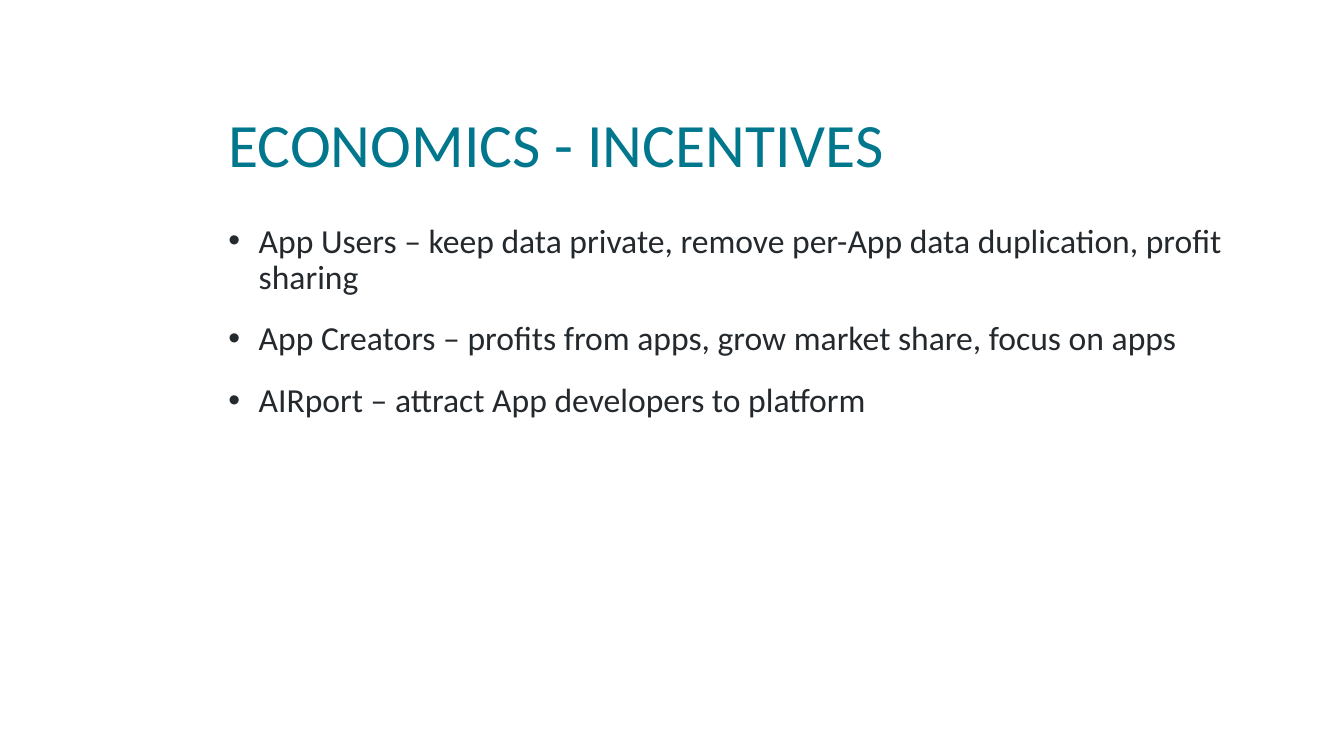
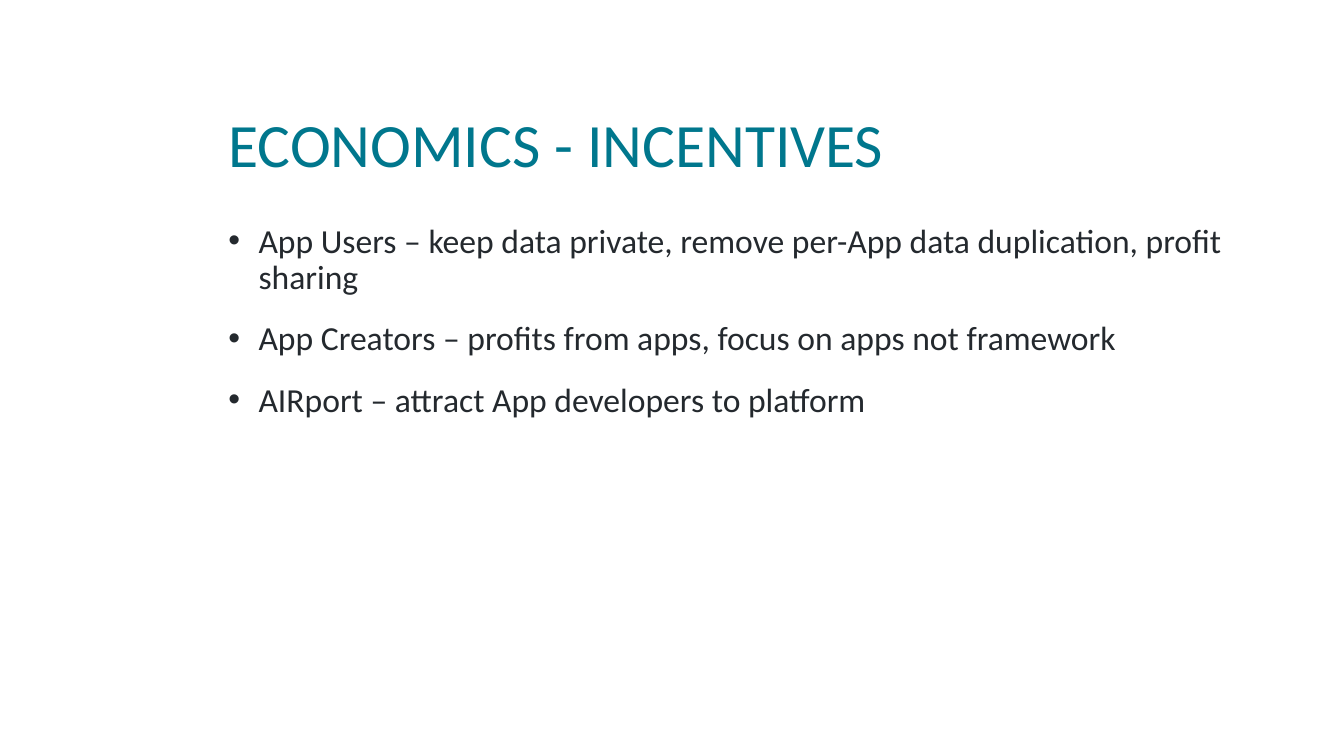
Before and after one commit to beyond-decentralized/AIRport, a slide deck: slide 6 of presentations/Open Web Foundry - Community Spotlight.pptx (slide 7 before the commit). Drawn at 1344x756 pixels with LibreOffice and Linux fonts; fonts in the diff are those of the drawing; background and template pictures are left out. Boxes give left, top, right and bottom in pixels: in the first picture for what was removed or moved away, otherwise in the second. Text is boxed around its words. In the diff, an @@ line names an element or a change of style, - is before the commit and + after.

```diff
--- a/presentations/Open Web Foundry - Community Spotlight.pptx
+++ b/presentations/Open Web Foundry - Community Spotlight.pptx
@@ text at box(259, 326, 1116, 356): text changed @@
-• App Creators – profits from apps, grow market share, focus on apps
+• App Creators – profits from apps, focus on apps not framework
```
Also in this commit, not shown: 5 other slides changed, 1 slide added, 2 slides removed.
